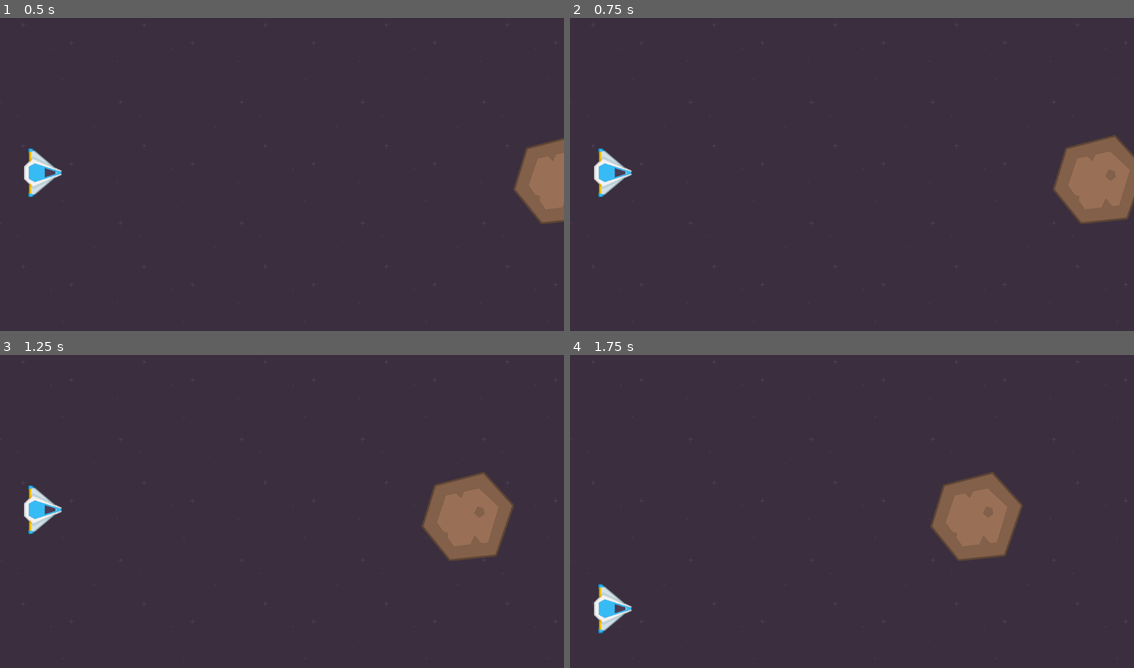
Above: before the commit, frames 1-4 (two rows, left to right).
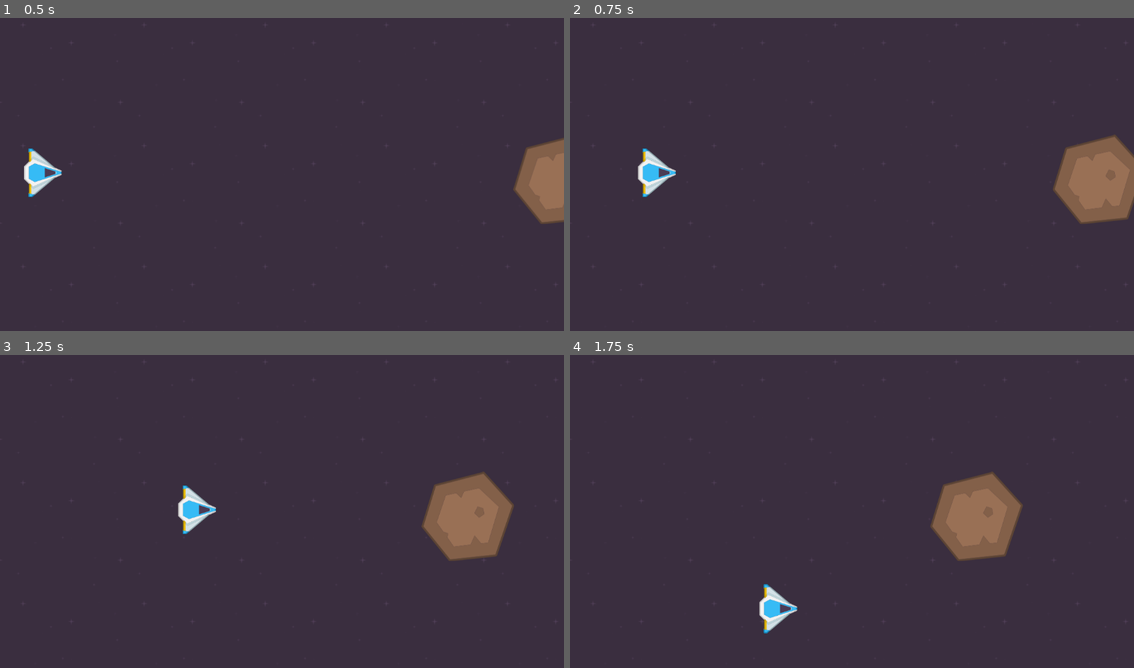
Above: after the commit, the same moments.

Repository: hatorob/learn-dev-games-godot-asteroid-shooter
Game: Godot game, scene res://scenes/main/main.tscn
The game is run twice, just before and just after one commit, with the same random seed, the same clock (stepped at 60 frames per second) and the same inputs. The project has no main scene, so this scene is started directly.
Inputs:
- Up to frame 1 (0.5 s): no input
- Up to frame 2 (0.75 s): hold Right (move_right, bound only after the commit) from 0.53 s (still down)
- Up to frame 3 (1.25 s): keep holding Right (move_right, bound only after the commit)
- Up to frame 4 (1.75 s): release Right (move_right, bound only after the commit) at 1.28 s; hold Down (move_down) from 1.28 s (still down)

Frame 1 is identical in both runs. In frame 2, 1.1% of the frame differs, in the area x 4-19%, y 41-58%; in frame 3, 1.1%; in frame 4, 1.1%.

Commit message:
feat: agrego el movimiento de izquierda y derecha

Diff:
--- a/project.godot
+++ b/project.godot
@@ -28,6 +28,18 @@
 , Object(InputEventKey,"resource_local_to_scene":false,"resource_name":"","device":-1,"window_id":0,"alt_pressed":false …(183 unchanged characters)…
 ]
 }
+move_left={
+"deadzone": 0.2,
+"events": [Object(InputEventKey,"resource_local_to_scene":false,"resource_name":"","device":-1,"window_id":0,"alt_pressed":false,"shift_pressed":false,"ctrl_pressed":false,"meta_pressed":false,"pressed":false,"keycode":0,"physical_keycode":65,"key_label":0,"unicode":97,"location":0,"echo":false,"script":null)
+, Object(InputEventKey,"resource_local_to_scene":false,"resource_name":"","device":-1,"window_id":0,"alt_pressed":false,"shift_pressed":false,"ctrl_pressed":false,"meta_pressed":false,"pressed":false,"keycode":0,"physical_keycode":4194319,"key_label":0,"unicode":0,"location":0,"echo":false,"script":null)
+]
+}
+move_right={
+"deadzone": 0.2,
+"events": [Object(InputEventKey,"resource_local_to_scene":false,"resource_name":"","device":-1,"window_id":0,"alt_pressed":false,"shift_pressed":false,"ctrl_pressed":false,"meta_pressed":false,"pressed":false,"keycode":0,"physical_keycode":4194321,"key_label":0,"unicode":0,"location":0,"echo":false,"script":null)
+, Object(InputEventKey,"resource_local_to_scene":false,"resource_name":"","device":-1,"window_id":0,"alt_pressed":false,"shift_pressed":false,"ctrl_pressed":false,"meta_pressed":false,"pressed":false,"keycode":0,"physical_keycode":68,"key_label":0,"unicode":100,"location":0,"echo":false,"script":null)
+]
+}
 
 [physics]
 
--- a/scenes/player/player.gd
+++ b/scenes/player/player.gd
@@ -7,7 +7,10 @@
 # Por defecto se ejecuta 60 veces por segundo y por intervalos fijos
 func _physics_process(delta):
 	var y_input = Input.get_axis("move_up","move_down")
+	var x_input = Input.get_axis("move_left","move_right")
 	# print(y_input)
+	# print(x_input)
 	velocity.y = y_input * speed_player
+	velocity.x = x_input * speed_player
 	# mueve al cuerpo basado en su propiedad velocity
 	move_and_slide()
